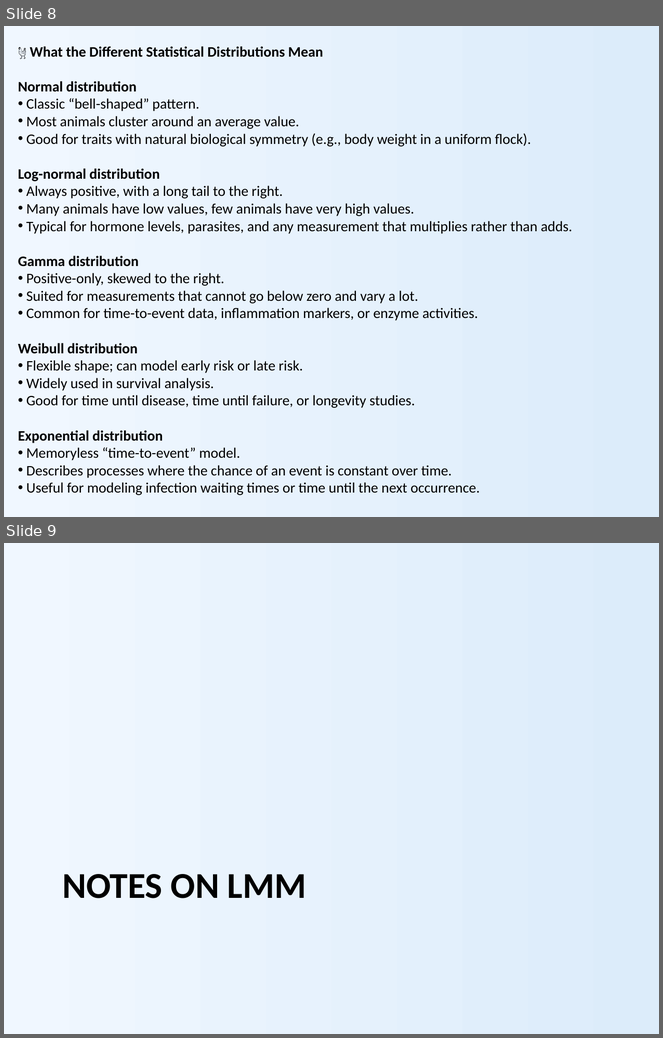
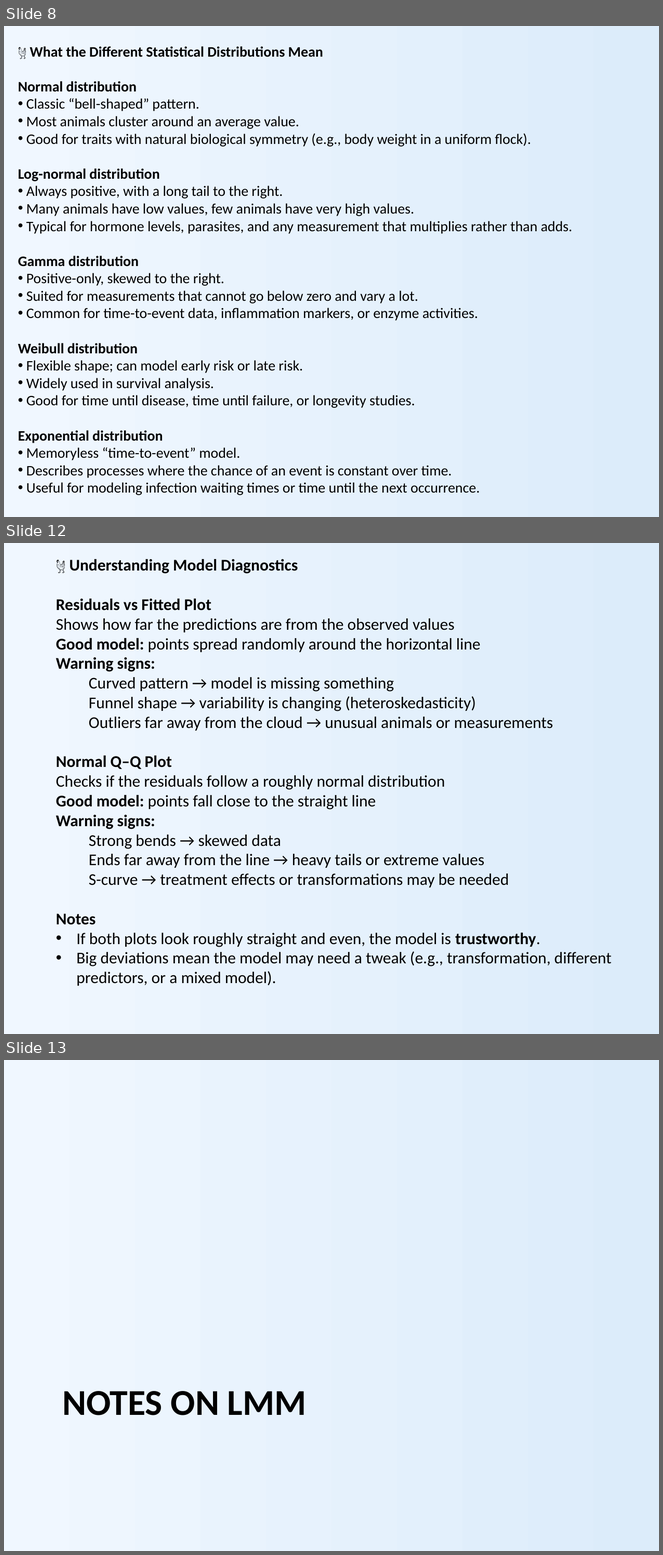
Before and after one commit to nicola-palmieri/TableAnalyzer, a slide deck: presentations/Table_Analyzer_Overview.pptx. Shown one above the other, each under a label of ours: slides 8 and 9 before the commit, slides 8, 12 and 13 after it; the slides between them are not shown. The pictures are 663x1038 and 663x1555 pixels, drawn with LibreOffice and Linux fonts; fonts in the diff are those of the drawing. Boxes give left, top, right and bottom in pixels: in the first picture for what was removed or moved away, otherwise in the second. Text is boxed around its words. In the diff, an @@ line names an element or a change of style, - is before the commit and + after.

```diff
--- a/presentations/Table_Analyzer_Overview.pptx
+++ b/presentations/Table_Analyzer_Overview.pptx
@@ slide 12 added at [4, 543, 659, 1034], background gradient #F0F7FF to #DCECFA @@
@@ text added at [56, 559, 612, 986], 18 pt, text #000000 @@
+🐔 Understanding Model Diagnostics
+Residuals vs Fitted Plot
+Shows how far the predictions are from the observed values
+Good model: points spread randomly around the horizontal line
+Warning signs:
+  Curved pattern → model is missing something
+  Funnel shape → variability is changing (heteroskedasticity)
+  Outliers far away from the cloud → unusual animals or measurements
+Normal Q–Q Plot
+Checks if the residuals follow a roughly normal distribution
+Good model: points fall close to the straight line
+Warning signs:
+  Strong bends → skewed data
+  Ends far away from the line → heavy tails or extreme values
+  S-curve → treatment effects or transformations may be needed
+Notes
+• If both plots look roughly straight and even, the model is trustworthy.
+• Big deviations mean the model may need a tweak (e.g., transformation, different predictors, or a mixed model).
@@ what was slide 9 is now slide 13 @@
```
Also in this commit, not shown: 4 other slides added, 1 slide removed, 2 other files.
